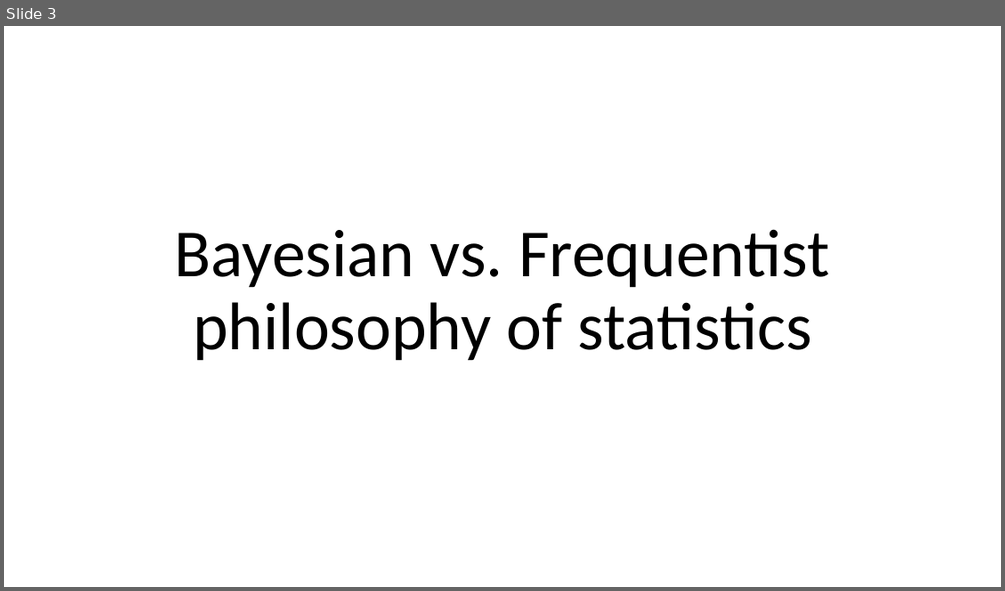
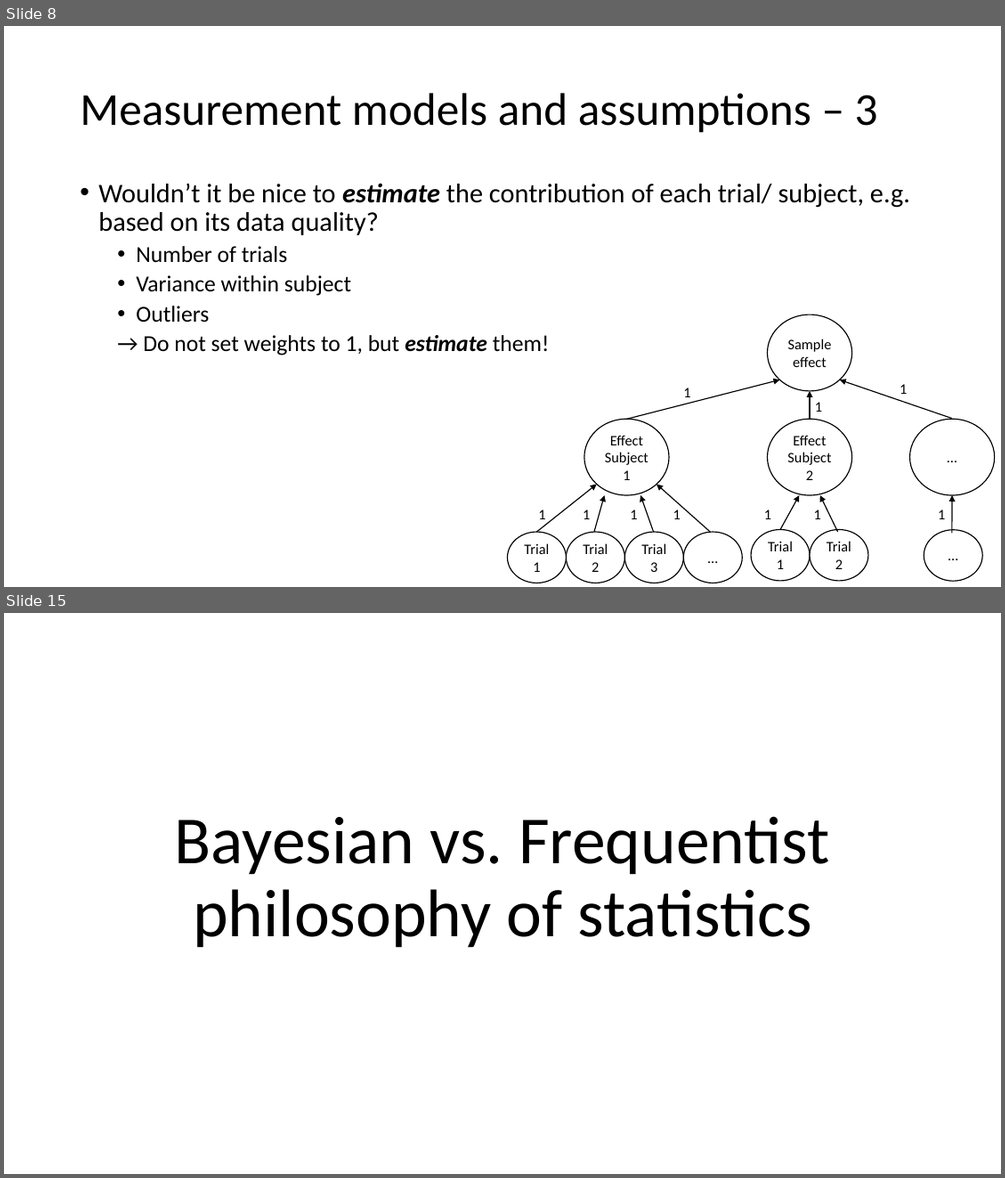
Before and after one commit to julianquandt/M3-brms-intro, a slide deck: intro_to_brms.pptx. Shown one above the other, each under a label of ours: slide 3 before the commit, slides 8 and 15 after it; the slides between them are not shown. The pictures are 1005x591 and 1005x1178 pixels, drawn with LibreOffice and Linux fonts; fonts in the diff are those of the drawing. Boxes give left, top, right and bottom in pixels: in the first picture for what was removed or moved away, otherwise in the second. Text is boxed around its words. In the diff, an @@ line names an element or a change of style, - is before the commit and + after.

Commit message:
Added initial part on philosophy of mixed models

```diff
--- a/intro_to_brms.pptx
+++ b/intro_to_brms.pptx
@@ slide 8 added at [4, 26, 1001, 587], background #FFFFFF @@
@@ title added at [80, 93, 878, 133], 44 pt, text #000000 @@
+Measurement models and assumptions – 3
@@ text added at [98, 183, 910, 355], 26 pt, text #000000 @@
+• Wouldn’t it be nice to estimate the contribution of each trial/ subject, e.g. based on its data quality?
+  • Number of trials
+  • Variance within subject
+  • Outliers
+  → Do not set weights to 1, but estimate them!
@@ ellipse added at [768, 314, 852, 391], fill #FFFFFF, outline #000000 1 pt, 14 pt, text #000000 @@
+Sample effect
@@ arrow added from (627, 418) to (779, 379), #000000 1 pt @@
@@ text added at [683, 387, 690, 397], 14 pt, text #000000 @@
+1
@@ arrow added from (809, 418) to (809, 391), #000000 1 pt @@
@@ arrow added from (952, 418) to (840, 379), #000000 1 pt @@
@@ text added at [899, 384, 906, 394], 14 pt, text #000000 @@
+1
@@ ellipse added at [584, 418, 669, 495], fill #FFFFFF, outline #000000 1 pt, 14 pt, text #000000 @@
+Effect Subject 1
@@ ellipse added at [768, 418, 852, 495], fill #FFFFFF, outline #000000 1 pt, 14 pt, text #000000 @@
+Effect Subject 2
@@ text added at [815, 402, 822, 411], 14 pt, text #000000 @@
+1
@@ ellipse added at [909, 418, 994, 495], fill #FFFFFF, outline #000000 1 pt, 14 pt, text #000000 @@
+…
@@ arrow added from (536, 532) to (597, 483), #000000 1 pt @@
@@ arrow added from (594, 532) to (605, 495), #000000 1 pt @@
@@ arrow added from (654, 532) to (640, 495), #000000 1 pt @@
@@ arrow added from (710, 532) to (657, 483), #000000 1 pt @@
@@ arrow added from (780, 529) to (799, 495), #000000 1 pt @@
@@ arrow added from (838, 532) to (820, 495), #000000 1 pt @@
@@ arrow added from (952, 533) to (952, 495), #000000 1 pt @@
@@ ellipse added at [507, 532, 566, 582], fill #FFFFFF, outline #000000 1 pt, 14 pt, text #000000 @@
+Trial 1
@@ text added at [538, 509, 545, 519], 14 pt, text #000000 @@
+1
@@ ellipse added at [566, 532, 625, 582], fill #FFFFFF, outline #000000 1 pt, 14 pt, text #000000 @@
+Trial 2
@@ text added at [582, 509, 590, 519], 14 pt, text #000000 @@
+1
@@ ellipse added at [624, 532, 684, 582], fill #FFFFFF, outline #000000 1 pt, 14 pt, text #000000 @@
+Trial 3
@@ text added at [630, 509, 637, 519], 14 pt, text #000000 @@
+1
@@ text added at [673, 509, 680, 519], 14 pt, text #000000 @@
+1
@@ ellipse added at [684, 532, 743, 582], fill #FFFFFF, outline #000000 1 pt, 14 pt, text #000000 @@
+…
@@ ellipse added at [751, 529, 810, 580], fill #FFFFFF, outline #000000 1 pt, 14 pt, text #000000 @@
+Trial 1
@@ text added at [764, 509, 771, 519], 14 pt, text #000000 @@
+1
@@ ellipse added at [809, 529, 868, 580], fill #FFFFFF, outline #000000 1 pt, 14 pt, text #000000 @@
+Trial 2
@@ text added at [814, 509, 821, 519], 14 pt, text #000000 @@
+1
@@ ellipse added at [923, 530, 983, 580], fill #FFFFFF, outline #000000 1 pt, 14 pt, text #000000 @@
+…
@@ text added at [938, 509, 945, 519], 14 pt, text #000000 @@
+1
@@ what was slide 3 is now slide 15 @@
```
Also in this commit, not shown: 3 slides changed, 12 other slides added, 2 slides removed.
